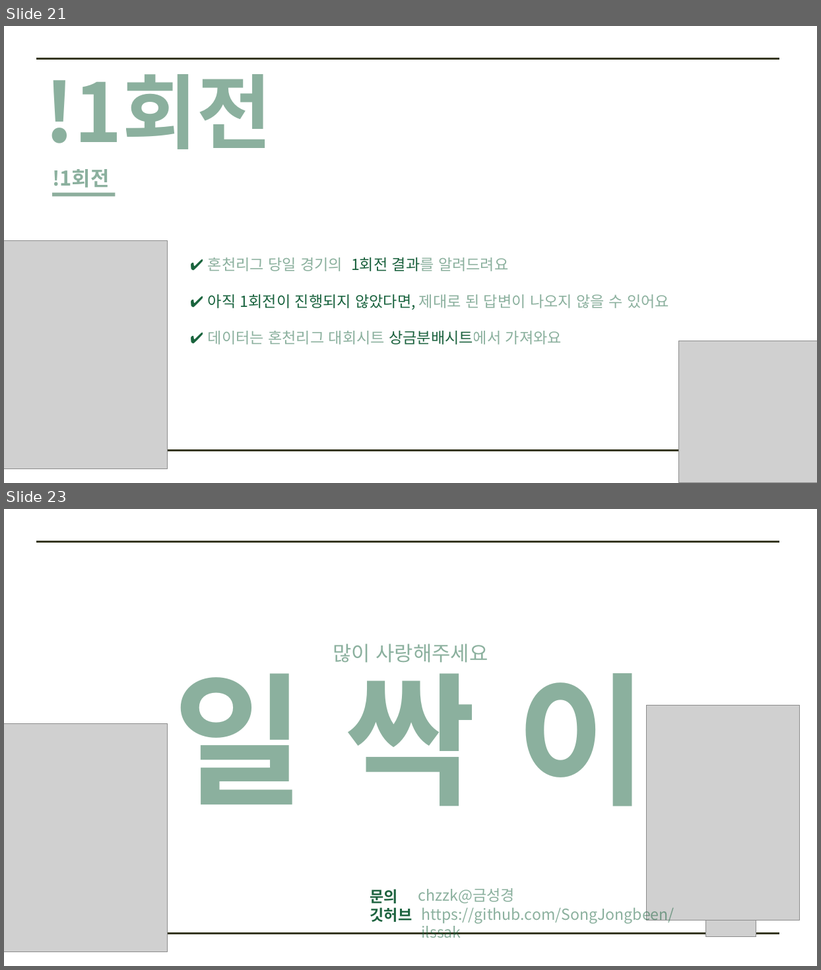
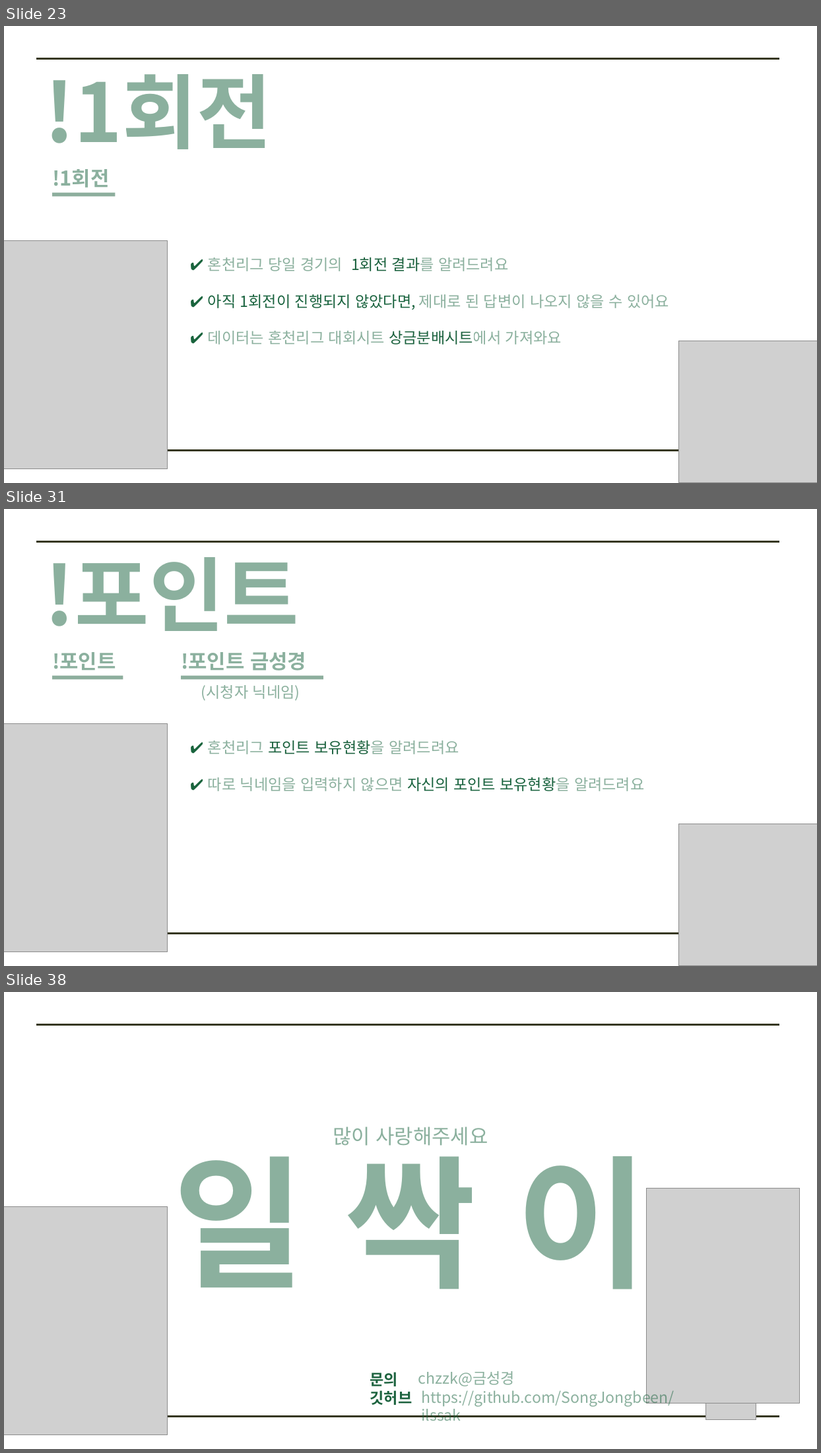
Before and after one commit to SongJongbeen/ilssak, a slide deck: 일싹이 소개.pptx. Shown one above the other, each under a label of ours: slides 21 and 23 before the commit, slides 23, 31 and 38 after it; the slides between them are not shown. The pictures are 821x970 and 821x1453 pixels, drawn with LibreOffice and Linux fonts; fonts in the diff are those of the drawing; grey boxes stand for pictures. Boxes give left, top, right and bottom in pixels: in the first picture for what was removed or moved away, otherwise in the second. Text is boxed around its words. In the diff, an @@ line names an element or a change of style, - is before the commit and + after.

```diff
--- a/일싹이 소개.pptx
+++ b/일싹이 소개.pptx
@@ slide 31 added at (4, 509, 817, 966), background #FFFFFF; not listed: 2 template elements that a slide beside it also shows @@
@@ text added at (44, 557, 299, 631), 96 pt, text #19633E at 50% opacity, bold @@
+!포인트
@@ text added at (52, 652, 116, 670), 24 pt, text #19633E at 50% opacity, bold @@
+!포인트
@@ text added at (181, 652, 306, 671), 24 pt, text #19633E at 50% opacity, bold @@
+!포인트 금성경
@@ line added from (52, 677) to (123, 677), #1D5F3C 4.5 pt @@
@@ line added from (181, 677) to (323, 677), #1D5F3C 4.5 pt @@
@@ text added at (201, 685, 300, 700), 18 pt, text #19633E at 50% opacity @@
+(시청자 닉네임)
@@ picture added at (4, 723, 168, 953) @@
@@ text added at (208, 740, 644, 791), 18 pt, text #19633E at 50% opacity @@
+✔ 혼천리그 포인트 보유현황을 알려드려요
+✔ 따로 닉네임을 입력하지 않으면 자신의 포인트 보유현황을 알려드려요
@@ picture added at (679, 824, 817, 966) @@
@@ what was slide 21 is now slide 23 @@
@@ what was slide 23 is now slide 38 @@
```
Also in this commit, not shown: 1 slide changed, 14 other slides added, 21 other files.
